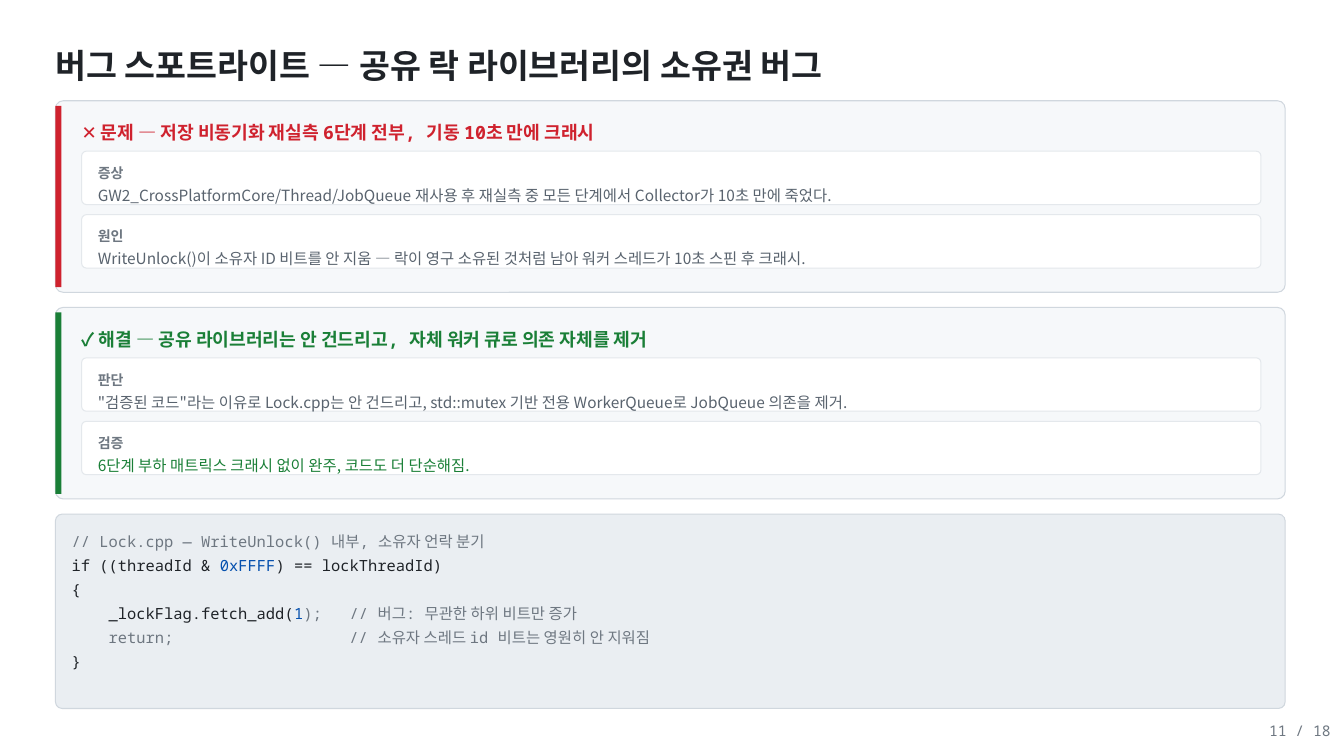
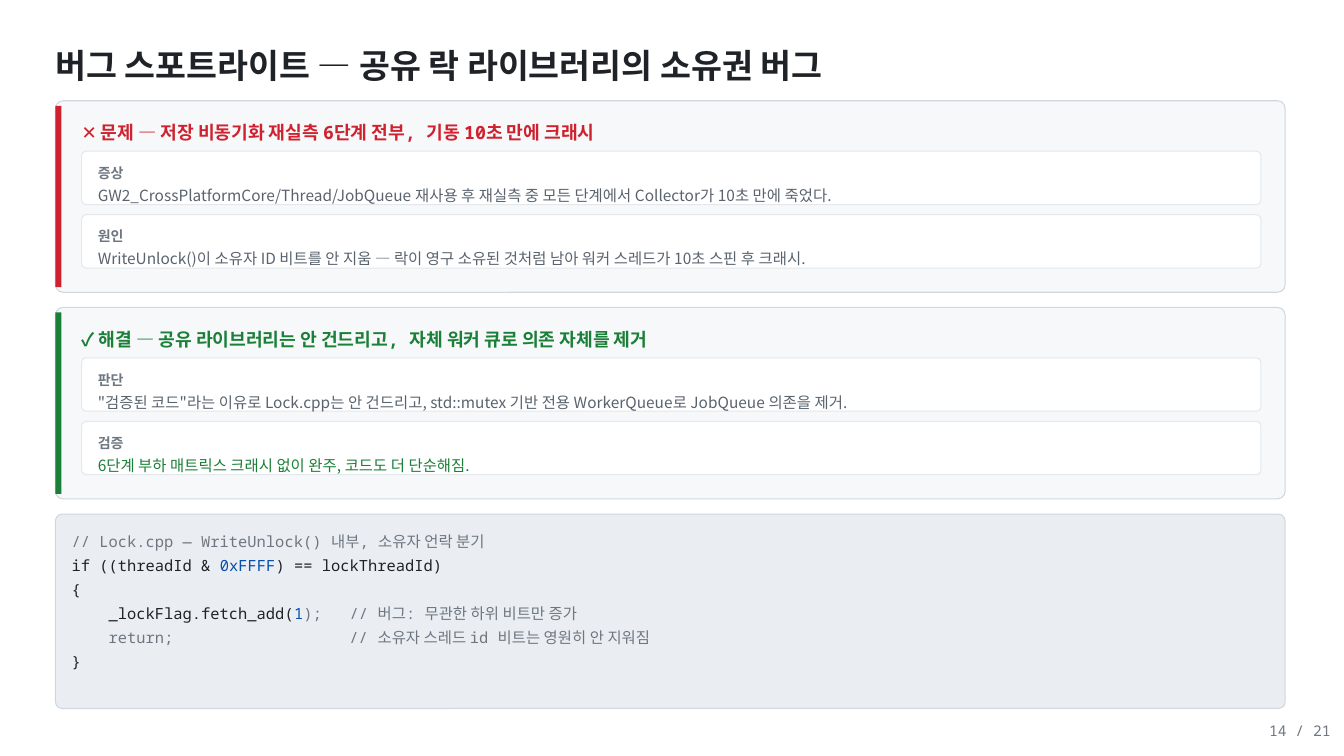
Before and after one commit to shkim4548/APM, a slide deck: slide 14 of Docs/portfolio_apm_light.pptx (slide 11 before the commit). Drawn at 1344x756 pixels with LibreOffice and Linux fonts; fonts in the diff are those of the drawing. Boxes give left, top, right and bottom in pixels: in the first picture for what was removed or moved away, otherwise in the second. Text is boxed around its words. In the diff, an @@ line names an element or a change of style, - is before the commit and + after.

```diff
--- a/Docs/portfolio_apm_light.pptx
+++ b/Docs/portfolio_apm_light.pptx
@@ text at [1269,725,1331,736]: text changed @@
-11 / 18
+14 / 21
```
Also in this commit, not shown: 17 other slides changed, 3 slides added, 3 other files.
